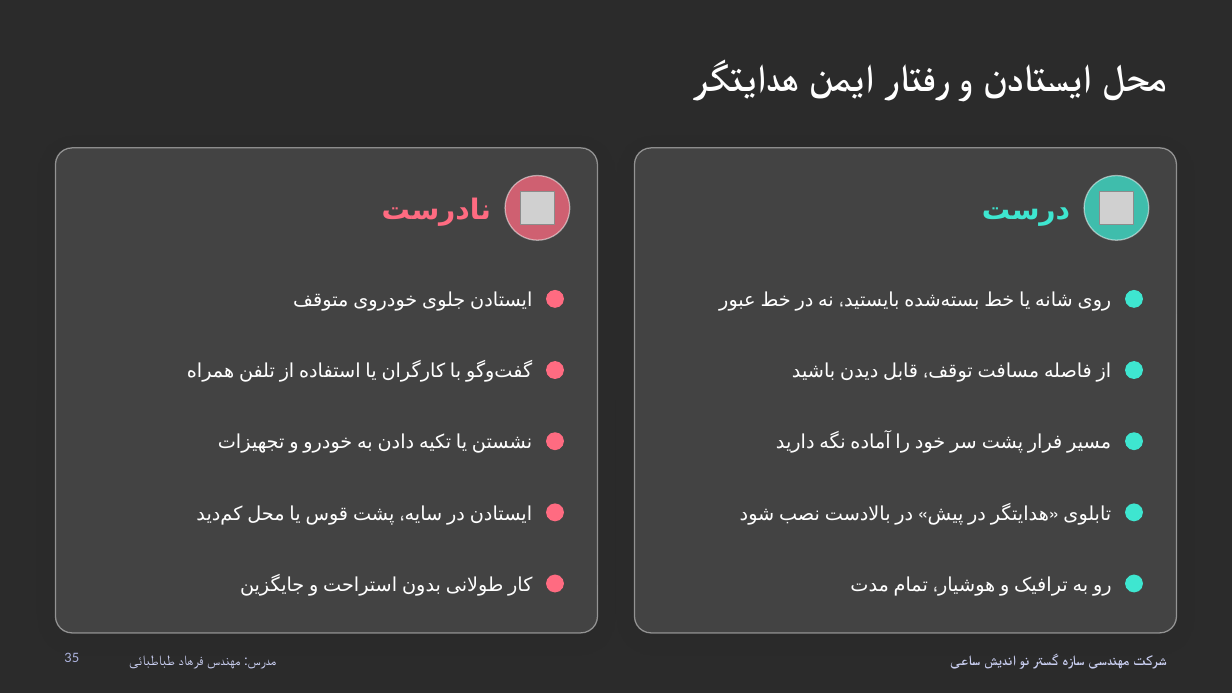
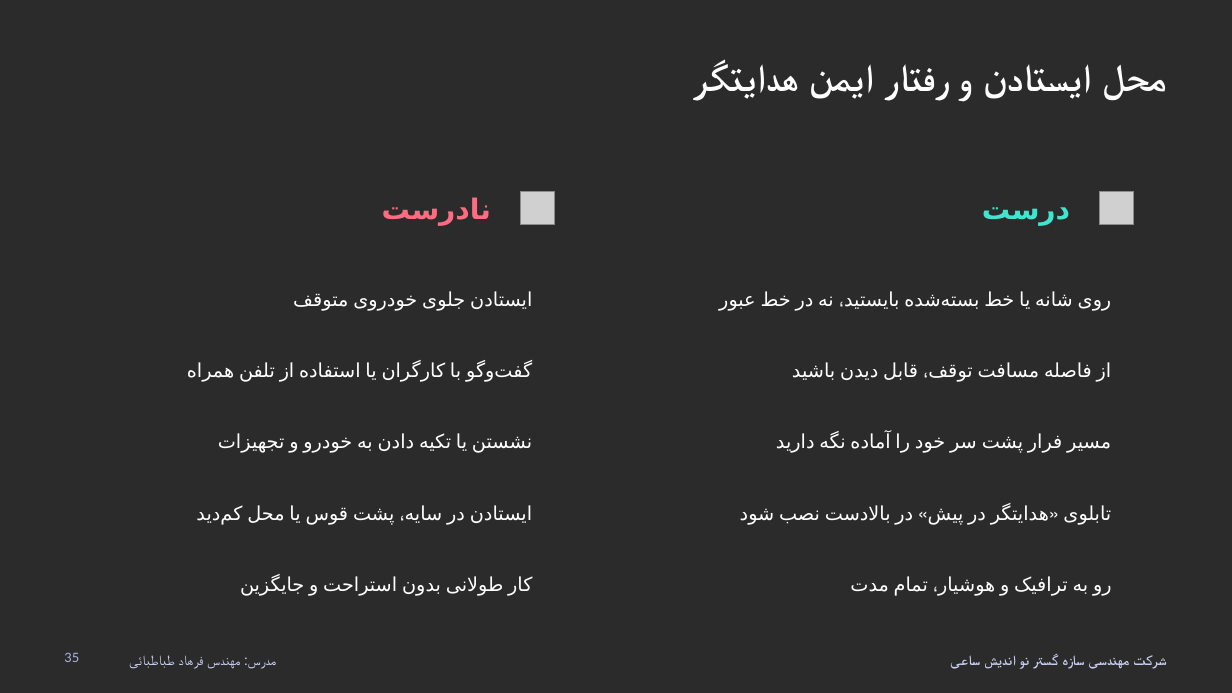
Before and after one commit to larisamohseni/larisamohseni, a slide deck: slide 35 of آموزش-ایمنی-راهداری.pptx. Drawn at 1232x693 pixels with LibreOffice and Linux fonts; fonts in the diff are those of the drawing; grey boxes stand for pictures; background and template pictures are left out; a plain dark background stands for a picture behind light text. Boxes give left, top, right and bottom in pixels: in the first picture for what was removed or moved away, otherwise in the second. Text is boxed around its words. In the diff, an @@ line names an element or a change of style, - is before the commit and + after.

```diff
--- a/آموزش-ایمنی-راهداری.pptx
+++ b/آموزش-ایمنی-راهداری.pptx
@@ rounded rectangle removed at (55,148,598,633) @@
@@ rounded rectangle removed at (635,148,1177,633) @@
@@ ellipse removed at (506,176,570,240) @@
@@ ellipse removed at (1084,176,1149,240) @@
@@ ellipse removed at (547,291,564,308) @@
@@ ellipse removed at (1126,291,1142,308) @@
@@ ellipse removed at (547,362,564,379) @@
@@ ellipse removed at (1126,362,1142,379) @@
@@ ellipse removed at (547,433,564,449) @@
@@ ellipse removed at (1126,433,1142,449) @@
@@ ellipse removed at (547,505,564,521) @@
@@ ellipse removed at (1126,505,1142,521) @@
@@ ellipse removed at (547,575,564,592) @@
@@ ellipse removed at (1126,575,1142,592) @@
```
Also in this commit, not shown: 49 other slides changed.
